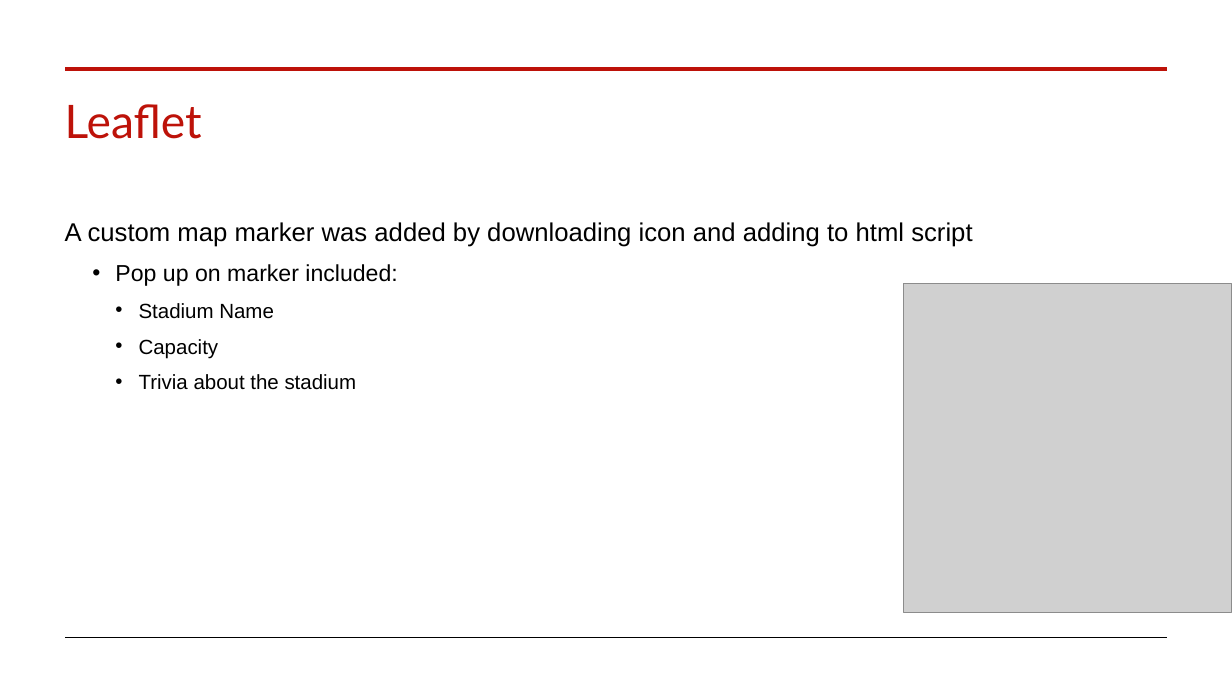
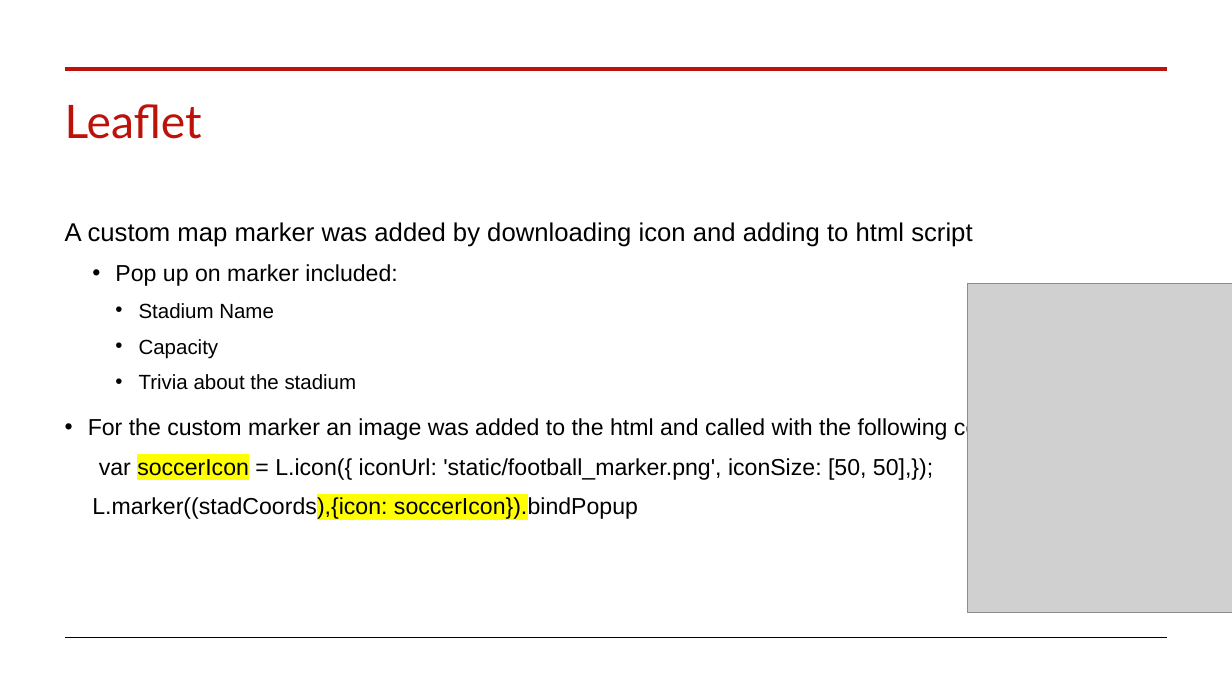
Before and after one commit to GurpreetChugh/Project-3---Football-App, a slide deck: slide 7 of Project 3 Football App.pptx. Drawn at 1232x693 pixels with LibreOffice and Linux fonts; fonts in the diff are those of the drawing; grey boxes stand for pictures. Boxes give left, top, right and bottom in pixels: in the first picture for what was removed or moved away, otherwise in the second. Text is boxed around its words. In the diff, an @@ line names an element or a change of style, - is before the commit and + after.

```diff
--- a/Project 3 Football App.pptx
+++ b/Project 3 Football App.pptx
@@ picture: place and size @@
-picture at box(904, 284, 1232, 613)
+picture at box(968, 284, 1232, 613)
@@ text at box(88, 417, 1004, 520): paragraphs added @@
+• For the custom marker an image was added to the html and called with the following code
+  var soccerIcon = L.icon({ iconUrl: 'static/football_marker.png', iconSize: [50, 50],});
+  L.marker((stadCoords),{icon: soccerIcon}).bindPopup
```
Also in this commit, not shown: 1 other slide changed, 1 slide added.
